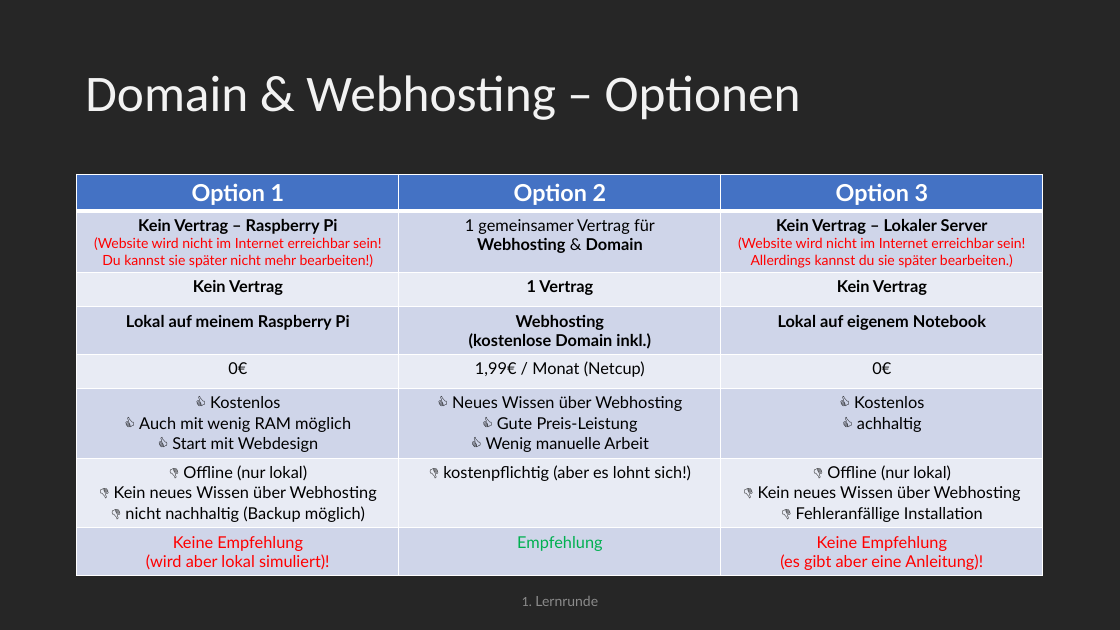
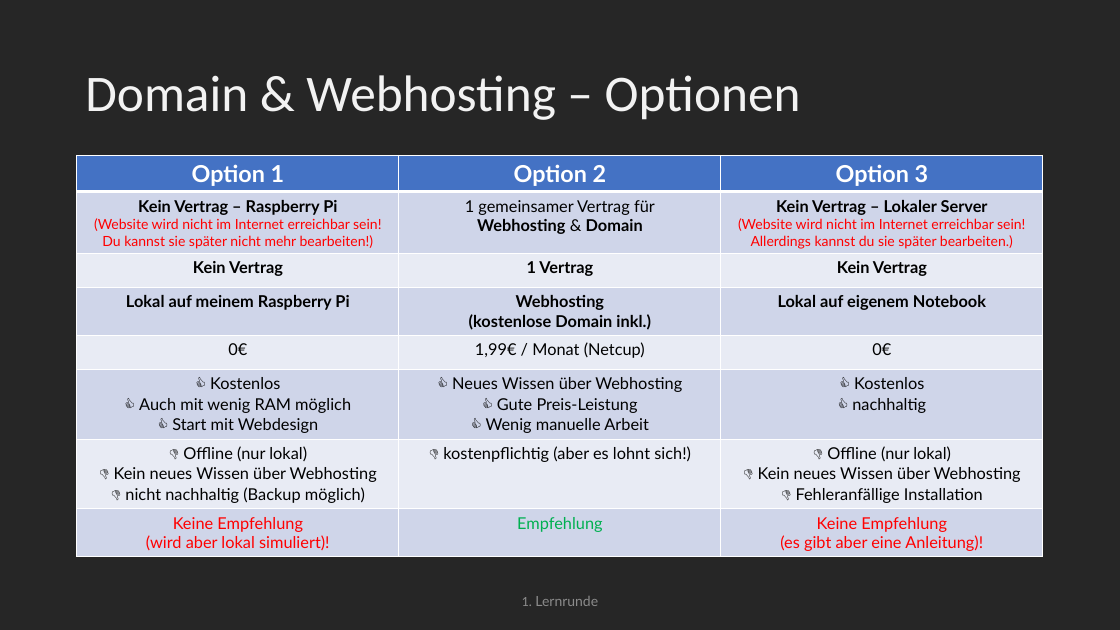
Before and after one commit to maximotus/skill-saturday-wordpress-portfolio-website, a slide deck: slide 7 of wordpress-portfolio-website-presentation.pptx. Drawn at 1120x630 pixels with LibreOffice and Linux fonts; fonts in the diff are those of the drawing. Boxes give left, top, right and bottom in pixels: in the first picture for what was removed or moved away, otherwise in the second. Text is boxed around its words. In the diff, an @@ line names an element or a change of style, - is before the commit and + after.

```diff
--- a/wordpress-portfolio-website-presentation.pptx
+++ b/wordpress-portfolio-website-presentation.pptx
@@ table at (77, 155, 1043, 555) @@
-row 6, column 3: 👍 Kostenlos / 👍 achhaltig
+row 6, column 3: 👍 Kostenlos / 👍 nachhaltig
@@ table: place and size @@
-table at (77, 175, 1043, 574)
+table at (77, 155, 1043, 555)
```
Also in this commit, not shown: 2 other slides changed, 4 slides added, 1 other file.
